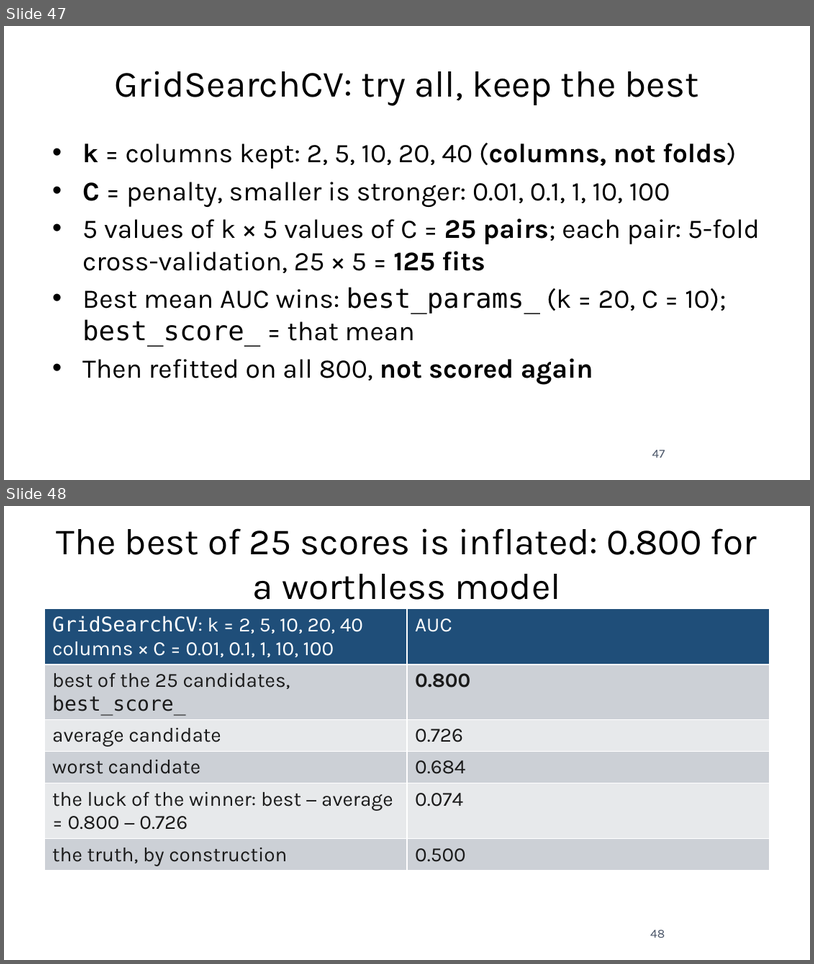
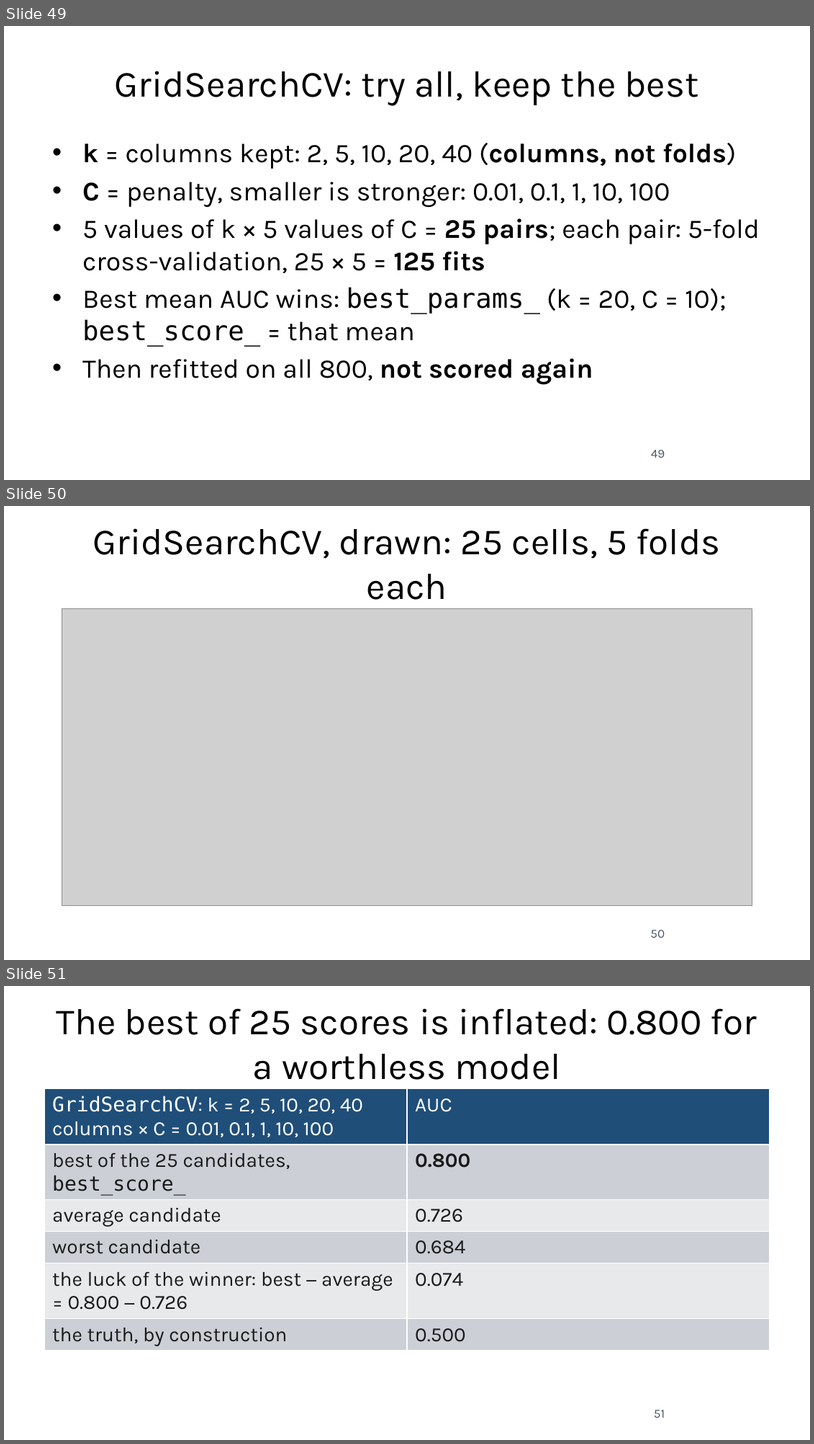
Before and after one commit to fabioantonini/technologies-for-artificial-intelligence, a slide deck: Lessons/05_experimental_methodology/Slides/experimental_methodology_slides.pptx. Shown one above the other, each under a label of ours: slides 47 and 48 before the commit, slides 49, 50 and 51 after it. The pictures are 814x964 and 814x1444 pixels, drawn with LibreOffice and Linux fonts; fonts in the diff are those of the drawing; grey boxes stand for pictures; background and template pictures are left out. Boxes give left, top, right and bottom in pixels: in the first picture for what was removed or moved away, otherwise in the second. Text is boxed around its words. In the diff, an @@ line names an element or a change of style, - is before the commit and + after.

```diff
--- a/Lessons/05_experimental_methodology/Slides/experimental_methodology_slides.pptx
+++ b/Lessons/05_experimental_methodology/Slides/experimental_methodology_slides.pptx
@@ slide 50 added at box(4, 506, 810, 960), background #FFFFFF @@
@@ title added at box(93, 528, 720, 600), 33 pt, text #1A1A1A @@
+GridSearchCV, drawn: 25 cells, 5 folds each
@@ picture added at box(62, 609, 752, 905) @@
@@ page number added at box(651, 929, 665, 937), 11 pt, text #4A5568 @@
+50
@@ what was slide 47 is now slide 49 @@
@@ page number at box(651, 449, 665, 457): text changed @@
-47
+49
@@ what was slide 48 is now slide 51 @@
@@ page number at box(654, 1409, 665, 1417): text changed @@
-48
+51
```
Also in this commit, not shown: 5 slides changed, 2 other slides added, 15 other files.
